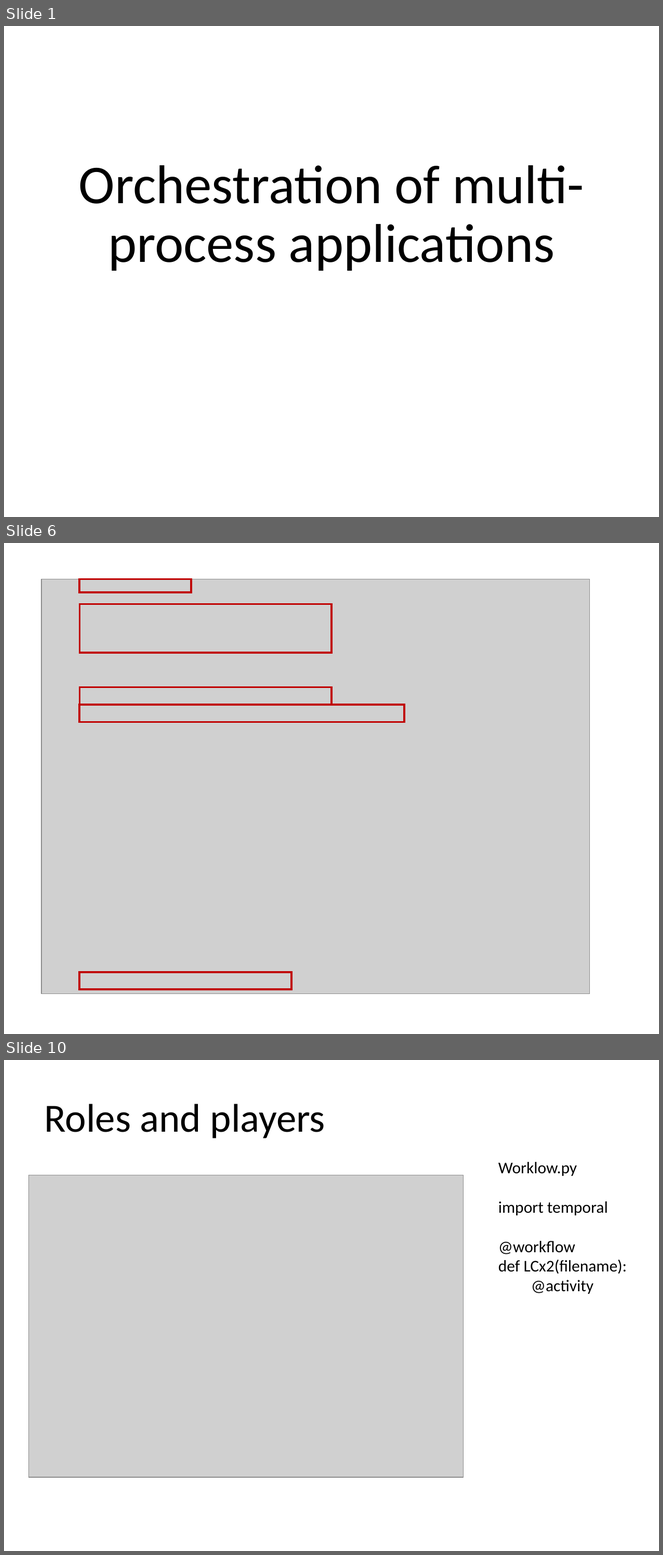
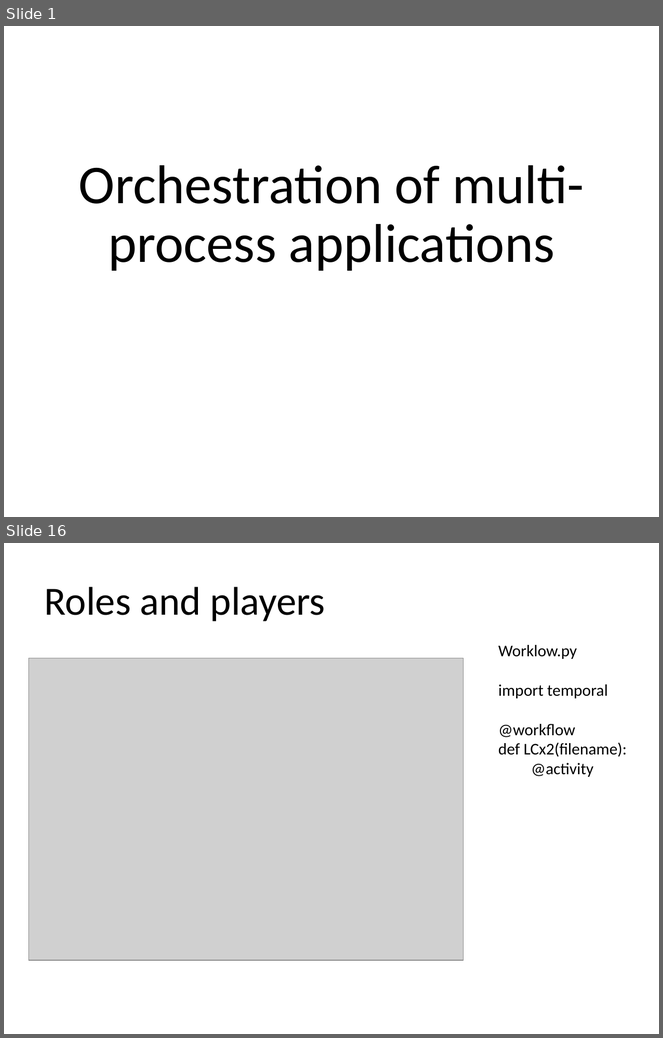
Before and after one commit to zconsult/am_temporal, a slide deck: Temporal.pptx. Shown one above the other, each under a label of ours: slides 1, 6 and 10 before the commit, slides 1 and 16 after it; the slides between them are not shown. The pictures are 663x1555 and 663x1038 pixels, drawn with LibreOffice and Linux fonts; fonts in the diff are those of the drawing; grey boxes stand for pictures. Boxes give left, top, right and bottom in pixels: in the first picture for what was removed or moved away, otherwise in the second. Text is boxed around its words. In the diff, an @@ line names an element or a change of style, - is before the commit and + after.

```diff
--- a/Temporal.pptx
+++ b/Temporal.pptx
@@ slide 6 removed at (4, 543, 659, 1034), background #FFFFFF @@
@@ picture removed at (41, 579, 590, 994) @@
@@ rectangle removed at (79, 579, 191, 592) @@
@@ rectangle removed at (79, 604, 332, 652) @@
@@ rectangle removed at (79, 687, 332, 705) @@
@@ rectangle removed at (79, 705, 404, 722) @@
@@ rectangle removed at (79, 972, 291, 990) @@
@@ what was slide 10 is now slide 16 @@
```
Also in this commit, not shown: 8 slides changed, 6 slides added.
